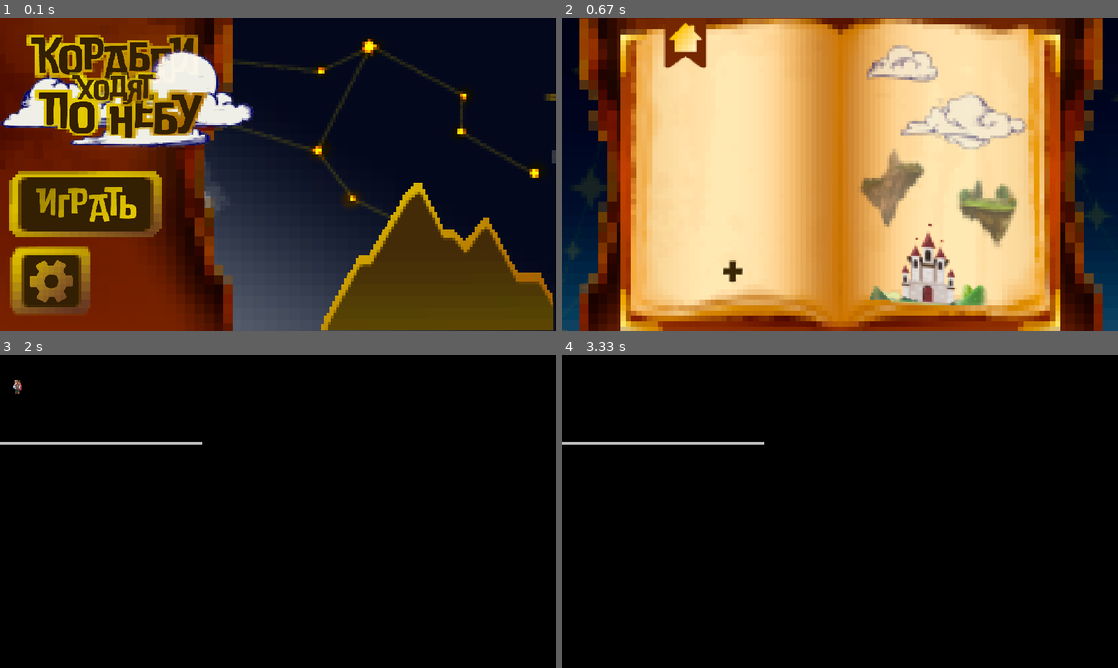
Above: before the commit, frames 1-4 (two rows, left to right).
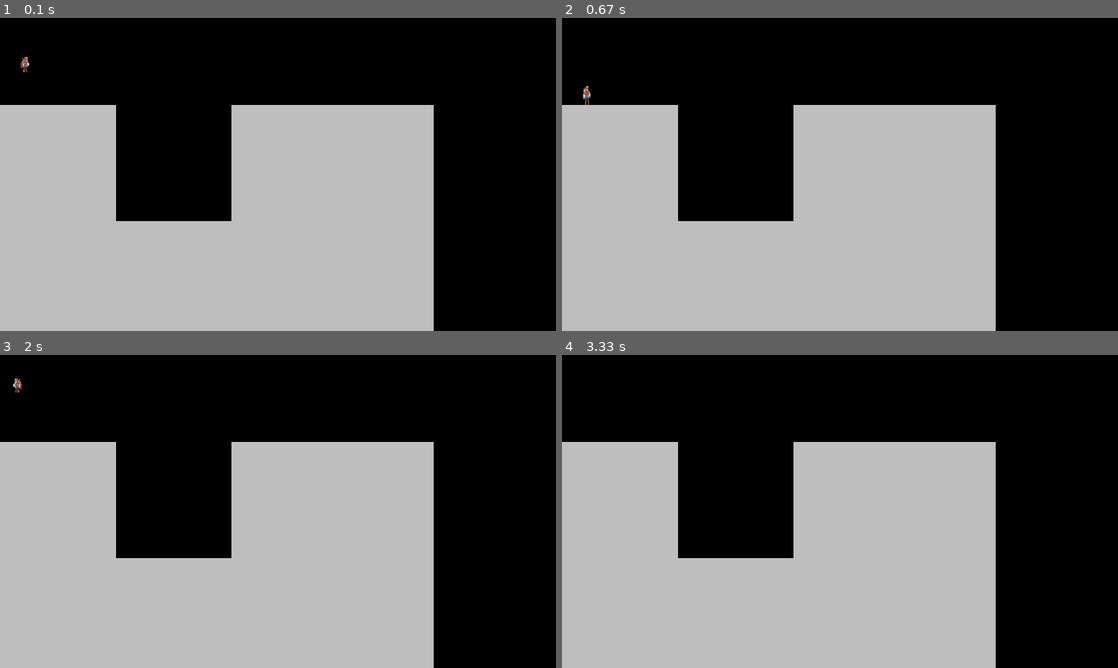
Above: after the commit, the same moments.

Repository: AndreiB-v/PyGame-project
Game: pygame game, started from src/main.py
The game is run twice, just before and just after one commit, with the same random seed, the same clock (stepped at 60 frames per second) and the same inputs.
Inputs (mouse positions are in pixels of both pictures, inside the frame that each line leads up to):
- Up to frame 1 (0.1 s): no input
- Up to frame 2 (0.67 s): click (645, 202) at 0.38 s
- Up to frame 3 (2 s): click (166, 608) at 0.72 s; click (177, 423) at 1.05 s; tap Space at 1.57 s; hold Left from 1.9 s (still down); tap Ctrl at 1.97 s
- Up to frame 4 (3.33 s): tap Ctrl at 2.27 s; release Left at 2.43 s; hold Right from 3.3 s (still down)

The runs differ from the first frame. In frame 1, 99% of the frame differs, in the area x 0-100%, y 0-100%; in frame 2, 99%; in frame 3, 49%; in frame 4, 49%.

Commit message:
Изменение движения персонажа, коллизии Нет коллизии для верхней части персонажа

Diff:
--- a/src/main.py
+++ b/src/main.py
@@ -86,25 +86,30 @@
             self.last_dash_time = current_time
 
     def jump(self):
-        if self.is_ground:
-            self.fall_speed = self.jump_strength
-            self.is_ground = False
-
-            if self.direction == "right":
-                self.set_animation("jump_right")
-            else:
-                self.set_animation("jump_left")
+        self.rect.y += 1
+        hits = pygame.sprite.spritecollide(self, self.all_group, False)
+        for hit in hits:
+            if self.rect.y + self.rect.height - 1 == hit.rect.y:
+                self.fall_speed = self.jump_strength
+                self.is_ground = False
+
+                if self.direction == "right":
+                    self.set_animation("jump_right")
+                else:
+                    self.set_animation("jump_left")
+                break
 
     def update(self):
         # Применяем гравитацию
         self.fall_speed += self.gravity
 
         # Обновляем позицию по оси Y
-        if not self.is_ground:
-            self.rect.y += self.fall_speed * factor_y
-
-            hits = pygame.sprite.spritecollide(self, self.all_group, False)
-            if hits:
+        self.rect.y += self.fall_speed * factor_y
+
+        hits = pygame.sprite.spritecollide(self, self.all_group, False)
+        for hit in hits:
+            if abs(self.rect.y + self.rect.height - hit.rect.y) < 10:
+                self.rect.y -= abs(self.rect.y + self.rect.height - hit.rect.y)
                 self.fall_speed = 0
                 self.is_ground = True
 
@@ -152,6 +157,16 @@
             else:
                 self.current_animation = self.animations["idle_left"]
 
+        hits = pygame.sprite.spritecollide(self, self.all_group, False)
+
+        for hit in hits:
+            n1 = abs(hit.rect.x + hit.rect.width - self.rect.x)
+            n2 = abs(self.rect.x + self.rect.width - hit.rect.x)
+            if n1 < n2:
+                self.rect.x = hit.rect.x + hit.rect.width
+            elif n1 > n2:
+                self.rect.x = hit.rect.x - self.rect.width
+
         self.is_moving = False
 
         # Обновляем текущую анимацию
@@ -160,10 +175,10 @@
 
 
 class Platform(pygame.sprite.Sprite):
-    def __init__(self, posx, posy, all_sprites):
-        super().__init__(all_sprites)
-        self.image = pygame.Surface((700 * factor_x, 10 * factor_y), pygame.SRCALPHA)
-        pygame.draw.rect(self.image, pygame.Color("gray"), (0, 0, 700 * factor_x, 10 * factor_y))
+    def __init__(self, posx, posy, width, height, group):
+        super().__init__(group)
+        self.image = pygame.Surface((width * factor_x, height * factor_y), pygame.SRCALPHA)
+        self.image.fill(pygame.Color("gray"))
         self.rect = self.image.get_rect()
         self.rect.x = posx * factor_x
         self.rect.y = posy * factor_y
@@ -184,7 +199,9 @@
         self.all_group = pygame.sprite.Group()
 
         self.player = Player(self.player_group, player_pos, self.all_group)
-        Platform(0, 300, self.all_group)
+        Platform(0, 300, 401, 1000, self.all_group)
+        Platform(400, 700, 400, 1000, self.all_group)
+        Platform(800, 300, 700, 1000, self.all_group)
 
     def run(self):
         running = True
@@ -218,11 +235,11 @@
         pygame.quit()
 
 
-screen_log = start_screen()
-while screen_log not in ('run_game', 'close'):
-    screen_log = screen_log()
-if screen_log == 'close':
-    pygame.quit()
+# screen_log = start_screen()
+# while screen_log not in ('run_game', 'close'):
+#     screen_log = screen_log()
+# if screen_log == 'close':
+#     pygame.quit()
 
 if __name__ == "__main__":
     game_instance = Game()
